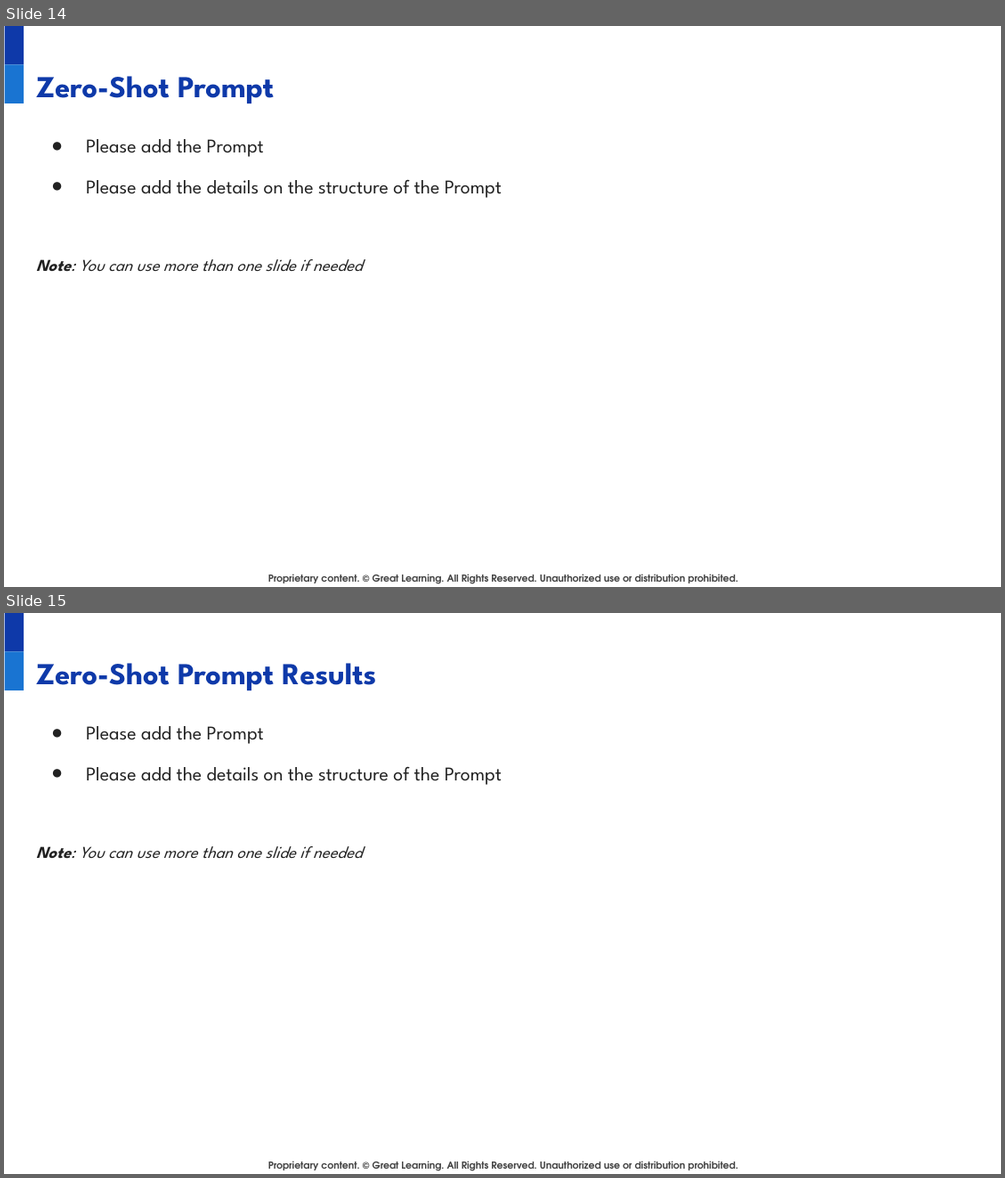
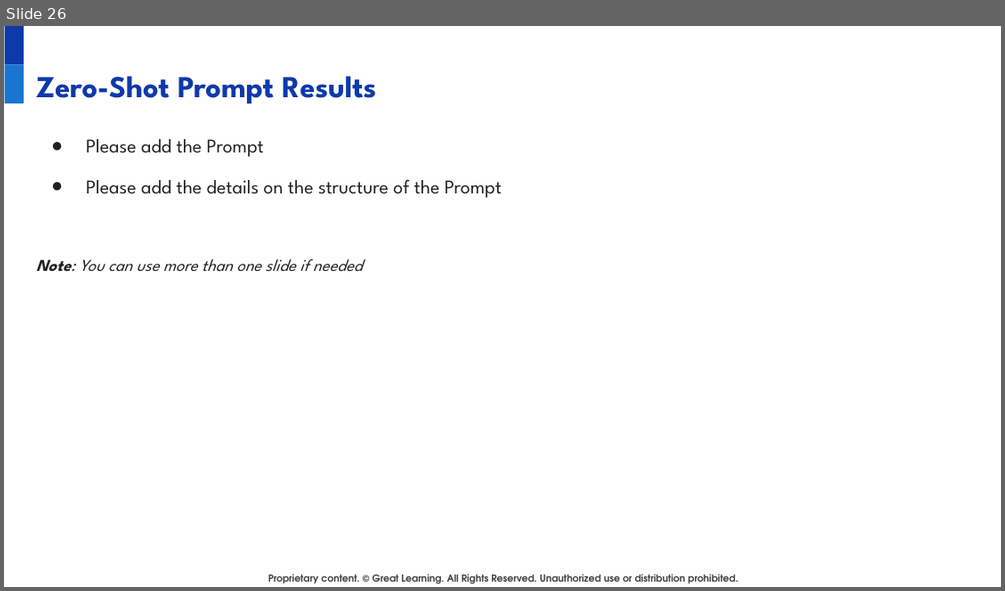
Before and after one commit to juanbucz/GreatLearning-TermProjects, a slide deck: GenAI-Powered Food Delivery Sentiment Analysis/Project Presentation - Business Applications of GenAI - John Buczkowski.pptx. Shown one above the other, each under a label of ours: slides 14 and 15 before the commit, slide 26 after it. The pictures are 1005x1178 and 1005x591 pixels, drawn with LibreOffice and Linux fonts; fonts in the diff are those of the drawing; background and template pictures are left out. Boxes give left, top, right and bottom in pixels: in the first picture for what was removed or moved away, otherwise in the second. Text is boxed around its words. In the diff, an @@ line names an element or a change of style, - is before the commit and + after.

Commit message:
GenAI - Food Delivery Sentiment Analysis - Zero-Shot Prompt Analysis

```diff
--- a/GenAI-Powered Food Delivery Sentiment Analysis/Project Presentation - Business Applications of GenAI - John Buczkowski.pptx
+++ b/GenAI-Powered Food Delivery Sentiment Analysis/Project Presentation - Business Applications of GenAI - John Buczkowski.pptx
@@ slide 14 removed at bbox=[4, 26, 1001, 587], background #FFFFFF; not listed: 3 template elements that a slide beside it also shows @@
@@ title removed at bbox=[36, 76, 274, 103] @@
-Zero-Shot Prompt
@@ text removed at bbox=[36, 139, 502, 272] @@
-● Please add the Prompt
-● Please add the details on the structure of the Prompt
-Note: You can use more than one slide if needed
@@ what was slide 15 is now slide 26 @@
```
Also in this commit, not shown: 13 slides added, 1 other slide removed, 1 other file.
